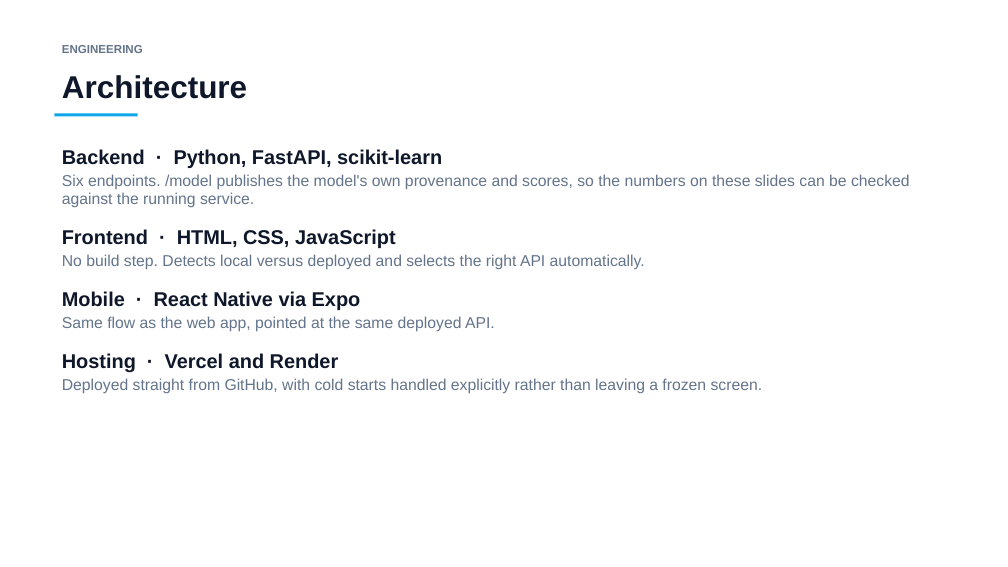
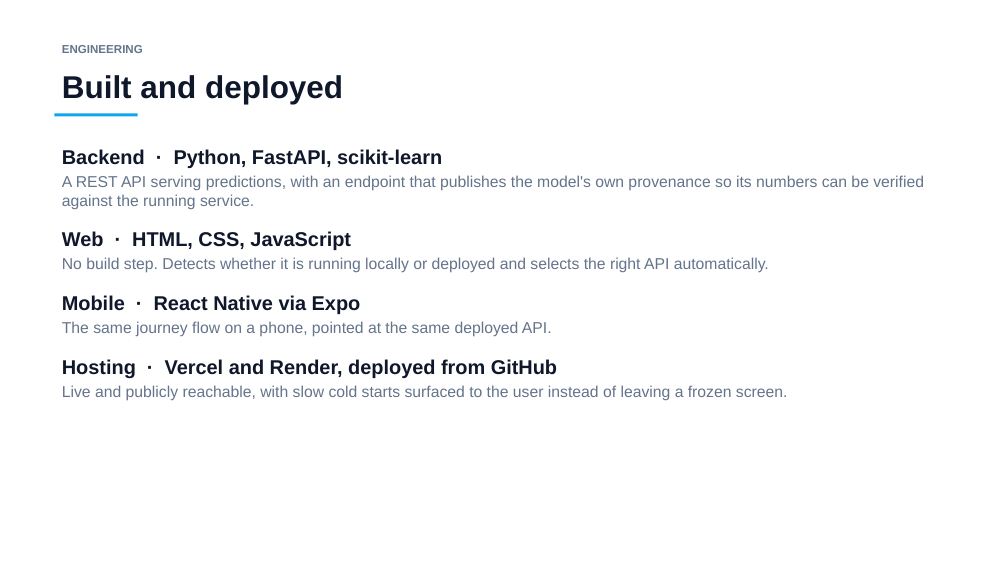
Before and after one commit to mohammadamir0762-arch/irctc, a slide deck: slide 8 of PS91_Presentation.pptx (slide 15 before the commit). Drawn at 1008x567 pixels with LibreOffice and Linux fonts; fonts in the diff are those of the drawing. Boxes give left, top, right and bottom in pixels: in the first picture for what was removed or moved away, otherwise in the second. Text is boxed around its words. In the diff, an @@ line names an element or a change of style, - is before the commit and + after.

```diff
--- a/PS91_Presentation.pptx
+++ b/PS91_Presentation.pptx
@@ text at [62,75,343,104]: text changed @@
-Architecture
+Built and deployed
@@ text at [62,149,442,314]: more space between paragraphs @@
@@ text at [62,175,924,273]: text changed @@
-Six endpoints. /model publishes the model's own provenance and scores, so the numbers on these slides can be checked against the running service.
-Frontend · HTML, CSS, JavaScript
-No build step. Detects local versus deployed and selects the right API automatically.
+A REST API serving predictions, with an endpoint that publishes the model's own provenance so its numbers can be verified against the running service.
+Web · HTML, CSS, JavaScript
+No build step. Detects whether it is running locally or deployed and selects the right API automatically.
@@ text at [62,321,788,401]: text changed @@
-Same flow as the web app, pointed at the same deployed API.
-Hosting · Vercel and Render
-Deployed straight from GitHub, with cold starts handled explicitly rather than leaving a frozen screen.
+The same journey flow on a phone, pointed at the same deployed API.
+Hosting · Vercel and Render, deployed from GitHub
+Live and publicly reachable, with slow cold starts surfaced to the user instead of leaving a frozen screen.
```
Also in this commit, not shown: 3 other slides changed, 5 slides added, 11 slides removed, 1 other file.
